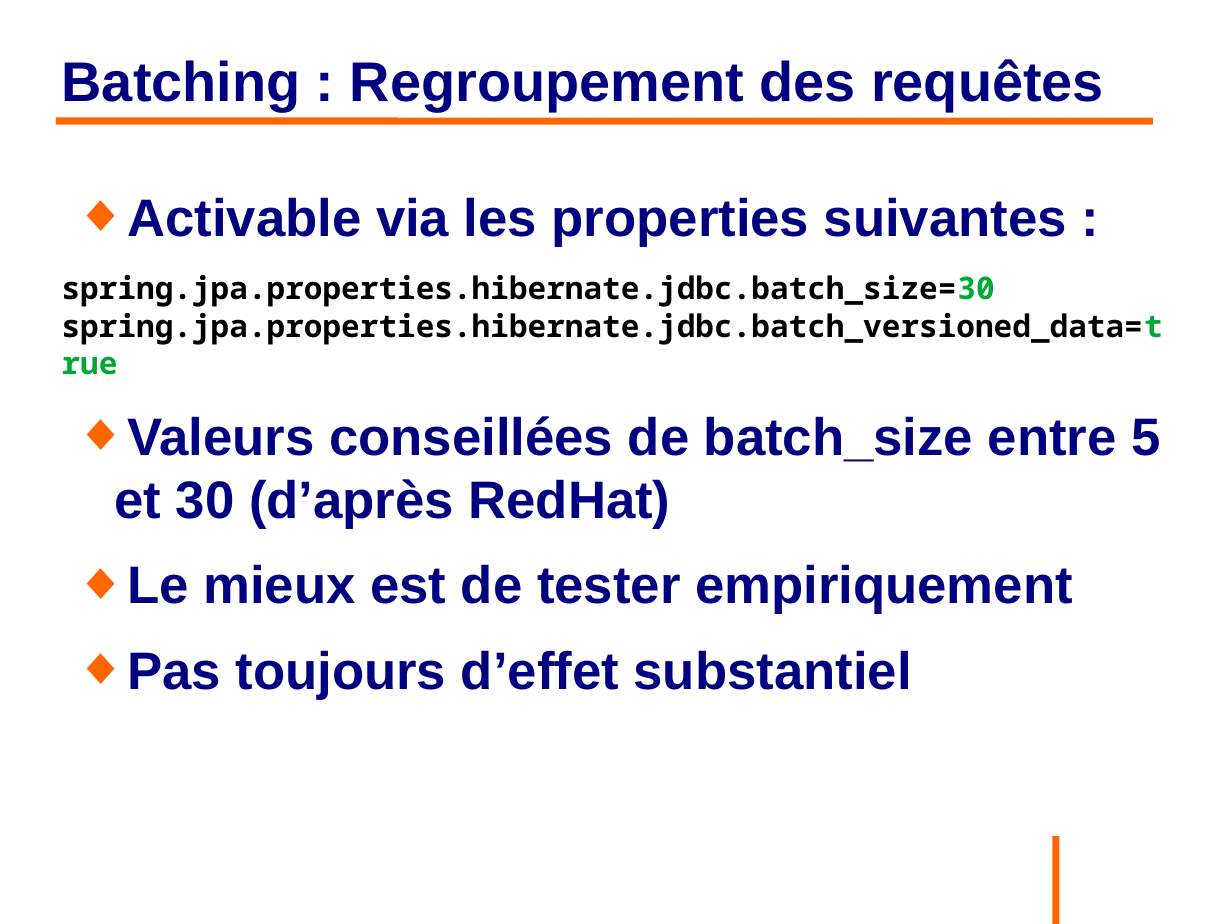
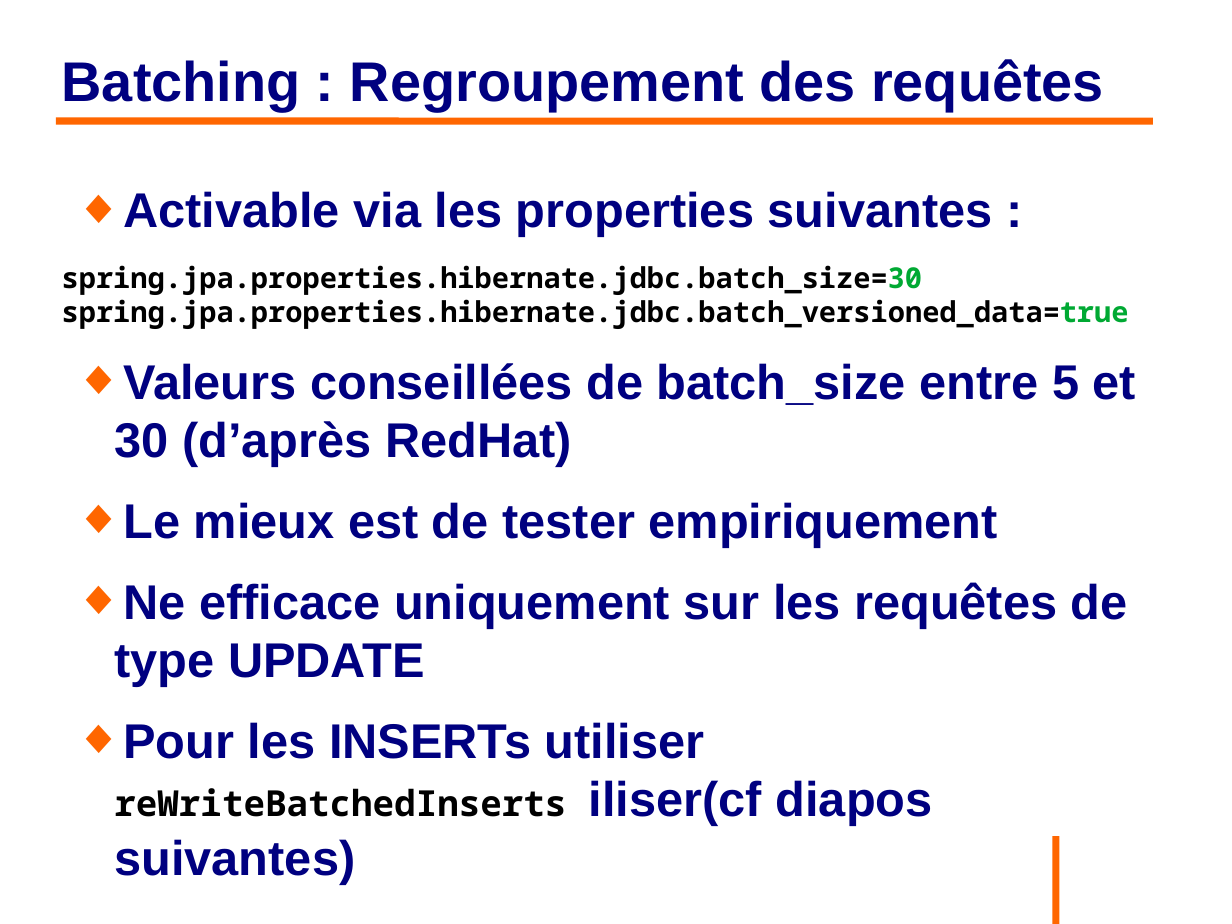
Before and after one commit to philphils/formation-hibernate-avancee, a slide deck: slide 22 of Documentation/diapo_formation_hibernate_avancee.odp. Drawn at 1232x924 pixels with LibreOffice and Linux fonts; fonts in the diff are those of the drawing; background and template pictures are left out. Boxes give left, top, right and bottom in pixels: in the first picture for what was removed or moved away, otherwise in the second. Text is boxed around its words. In the diff, an @@ line names an element or a change of style, - is before the commit and + after.

Commit message:
Correction partie 1 diapo

```diff
--- a/Documentation/diapo_formation_hibernate_avancee.odp
+++ b/Documentation/diapo_formation_hibernate_avancee.odp
@@ text at (62, 191, 1136, 547): size 34 to 31.4 pt in "Activable via les properties suivantes :", "Valeurs conseillées de batch_size entre 5 et ...", "Le mieux est de tester empiriquement"; size 20 to 18.5 pt in "spring.jpa.properties.hibernate.jdbc.batch_size=30 spring.jp ..." @@
@@ text at (114, 582, 1128, 826): text changed; size 34 to 31.4 pt @@
-◆ Pas toujours d’effet substantiel
+◆ Ne efficace uniquement sur les requêtes de type UPDATE
+◆ Pour les INSERTs utiliser reWriteBatchedInserts iliser(cf diapos suivantes)
```
Also in this commit, not shown: 5 other slides changed.
